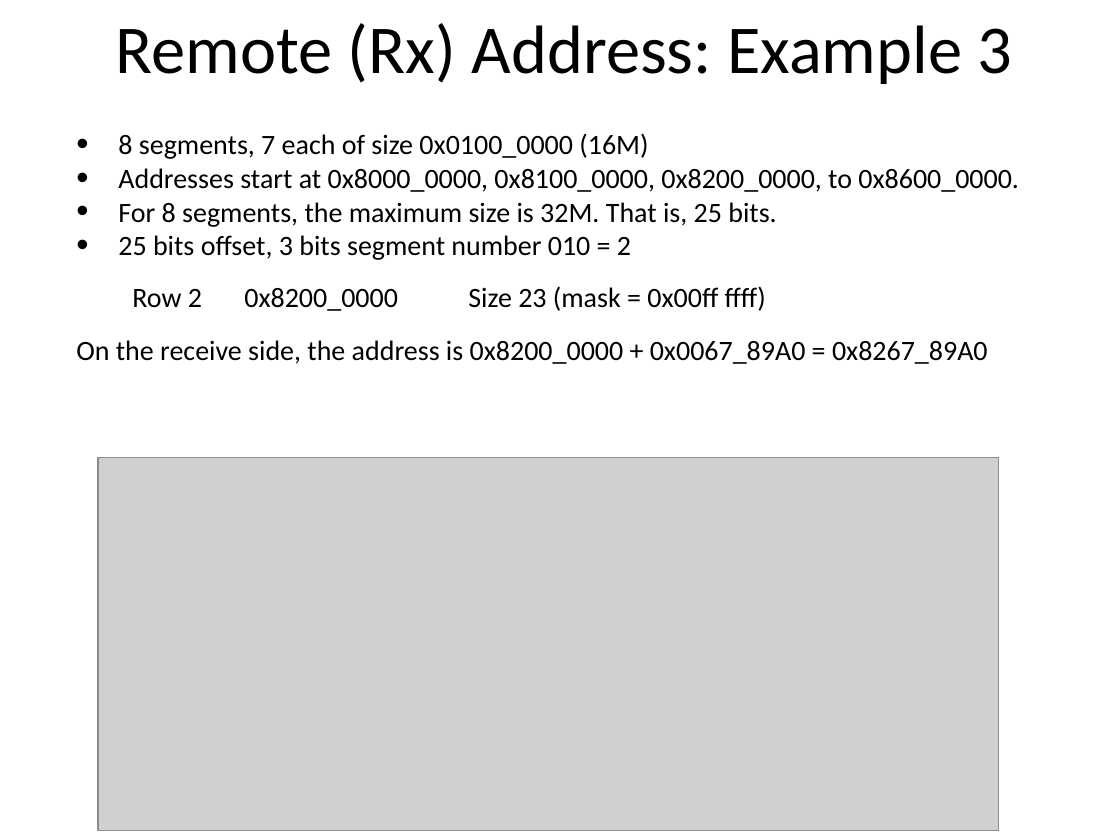
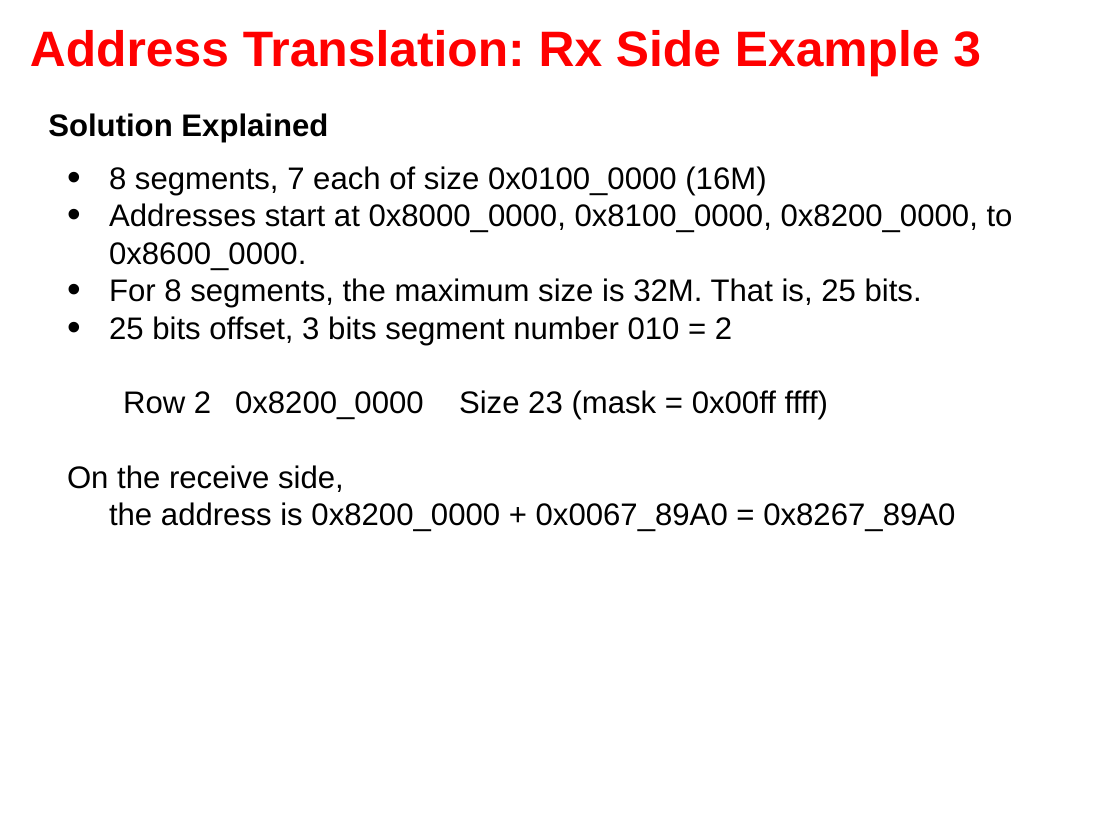
Before and after one commit to hari1989/keystone-workshop, a slide deck: slide 62 of slides/Intro to Hyperlink.pptx (slide 36 before the commit). Drawn at 1120x840 pixels with LibreOffice and Linux fonts; fonts in the diff are those of the drawing; grey boxes stand for pictures; background and template pictures are left out. Boxes give left, top, right and bottom in pixels: in the first picture for what was removed or moved away, otherwise in the second. Text is boxed around its words. In the diff, an @@ line names an element or a change of style, - is before the commit and + after.

```diff
--- a/slides/Intro to Hyperlink.pptx
+++ b/slides/Intro to Hyperlink.pptx
@@ text "Address Translation: Rx Side Example ..." at (30,30,981,77): vertical alignment top to middle @@
@@ text at (30,30,981,77): text changed; size 44 to 32 pt; font Calibri to Arial; text colour #000000 to #FF0000; bold on @@
-Remote (Rx) Address: Example 3
+Address Translation: Rx Side Example 3
@@ text added at (48,113,328,142), 20 pt, text #000000, bold @@
+Solution Explained
@@ text "8 segments, 7 each of ...": place and size @@
-text "8 segments, 7 each of ..." at (76,133,1019,364)
+text "8 segments, 7 each of ..." at (67,166,1013,532)
@@ text at (109,166,1013,420): size 18 to 20 pt, font Calibri to Arial in "8 segments, 7 each of size 0x0100_0000 ...", "Addresses start at 0x8000_0000, 0x8100_0000, 0x8200_0000, to ...", "For 8 segments, the maximum size is ...", "25 bits offset, 3 bits segment number ..." and 1 more places @@
@@ text at (67,465,955,532): text changed; size 18 to 20 pt; font Calibri to Arial @@
-On the receive side, the address is 0x8200_0000 + 0x0067_89A0 = 0x8267_89A0
+On the receive side,
+the address is 0x8200_0000 + 0x0067_89A0 = 0x8267_89A0
@@ picture removed at (99,457,999,830) @@
```
Also in this commit, not shown: 23 other slides changed, 40 slides added, 23 slides removed, 1 other file.
